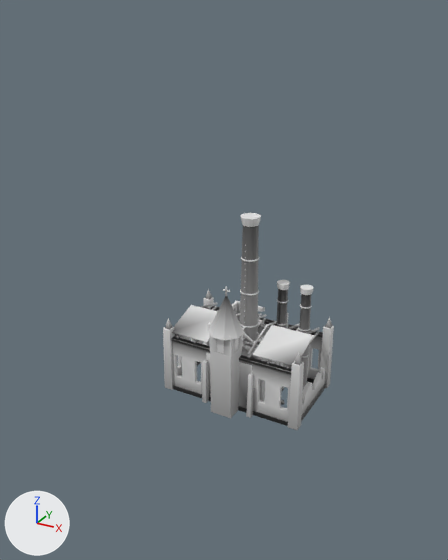
The glTF model public/assets/env/env.glb as it was, and as the next commit left it.
Rendered twice from a 50 mm camera at (49.1, -99.7, 73.0) aimed at (-1.8, -7.1, 26.7). Lighting does not change. The marker at lower left points along +X, +Y and +Z. The picture after the commit comes second. Where no turn or scale is listed for an object, it has been applied to the vertices.

Names of what the first picture shows: 'chapel', 'manufactorum', 'smokestack' and 1 more.
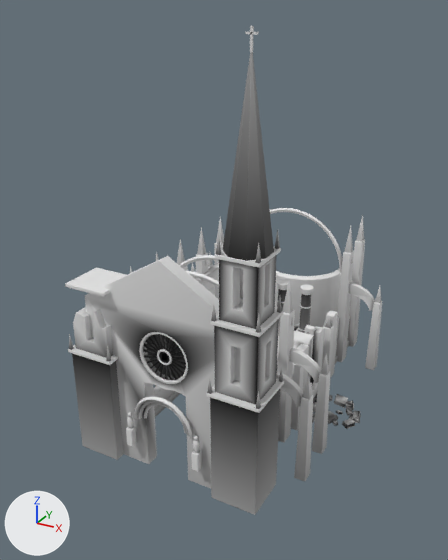
Edits to the scene script, one JSON object a line:
```json
{"op": "add", "block": "me_cathedral", "code": ["me_cathedral = bpy.data.meshes.new('cathedral')", "me_cathedral.from_pydata(...)  # 9356 vertices, 17878 faces; spans x -23.0..23.0, y -31.0..31.0, z -36.0..36.0", "# faces by material slot: [2160, 9974, 224, 92, 5400, 28]", "me_cathedral.materials.append(mat_ferrocrete)", "me_cathedral.materials.append(mat_stone)", "me_cathedral.materials.append(mat_brass)", "me_cathedral.materials.append(mat_glass)", "me_cathedral.materials.append(mat_rubble)", "me_cathedral.materials.append(mat_roof)"]}
{"op": "add", "block": "ob_cathedral", "code": ["ob_cathedral = bpy.data.objects.new('cathedral', me_cathedral)", "ob_cathedral.location = (1.5, -1.5, 35.0)"]}
```

Location of each change, (x1, y1, x2, y2) in pixels of the pictures (448 x 560 px):
```json
{"object": "cathedral", "change": "added", "after": [65, 26, 382, 515], "faces in mat_stone": [65, 208, 382, 515], "faces in mat_roof": [223, 53, 274, 261], "faces in mat_rubble": [312, 394, 361, 429], "faces in mat_glass": [146, 334, 186, 378], "faces in mat_brass": [157, 26, 258, 365]}
{"object": "manufactorum", "change": "unchanged, covered by the edit", "before": [163, 280, 334, 430], "after": [277, 280, 334, 430]}
{"object": "chapel", "change": "unchanged, covered by the edit", "before": [200, 286, 291, 418]}
{"object": "smokestack", "change": "unchanged, covered by the edit", "before": [239, 213, 261, 348]}
```
